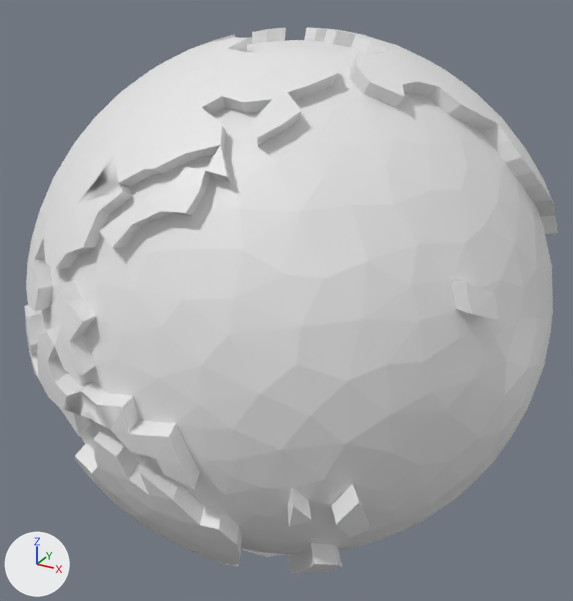
The OBJ model examples/earth/assets/earth.obj, before and after one commit.
Rendered twice from a 50 mm camera at (1.41, -2.63, 1.29) aimed at (-0.03, -0.01, -0.02). The lights are fixed; the arrows at lower left show +X, +Y and +Z. Where no turn or scale is listed for an object, it has been applied to the vertices.

The first picture shows 'Sphere_Sphere.002'.
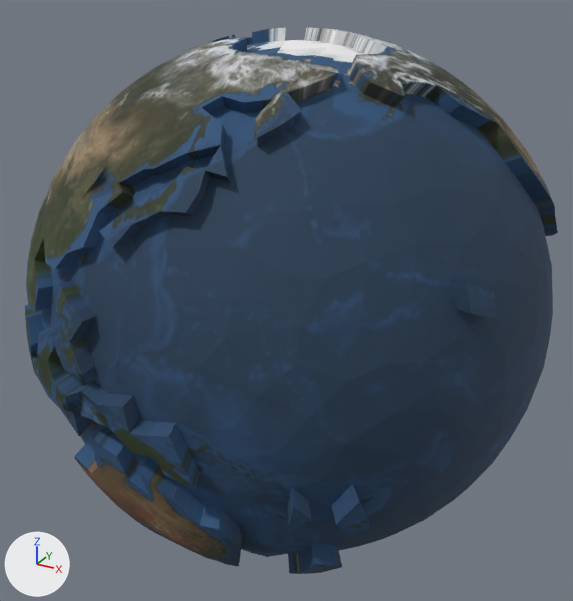
Commit message: create earth

The change, as a list of edits to the scene's bpy script:
```text
Add img_earth_jpg:
    img_earth_jpg = load_image('earth.jpg', 'maps/earth.jpg', 2048, 1024, 'sRGB')
Add mat_earth:
    mat_earth = principled_material('earth')
    mat_earth.texture = img_earth_jpg
    mat_earth.roughness = 0.842
Change me_sphere_sphere_002:
    where me_sphere_sphere_002.from_pydata(...)  # 1501 vertices, 2604 faces; spans x -1.04..1.0, y -1.06..1.05, z -1.07..1.04
    add me_sphere_sphere_002.materials.append(mat_earth)  # picture img_earth_jpg
```

Where the change shows, as pixel boxes (x1, y1, x2, y2) in the pictures (573 x 601 px):
'Sphere_Sphere.002', recoloured (white to blue): (25, 28, 558, 574) in both
